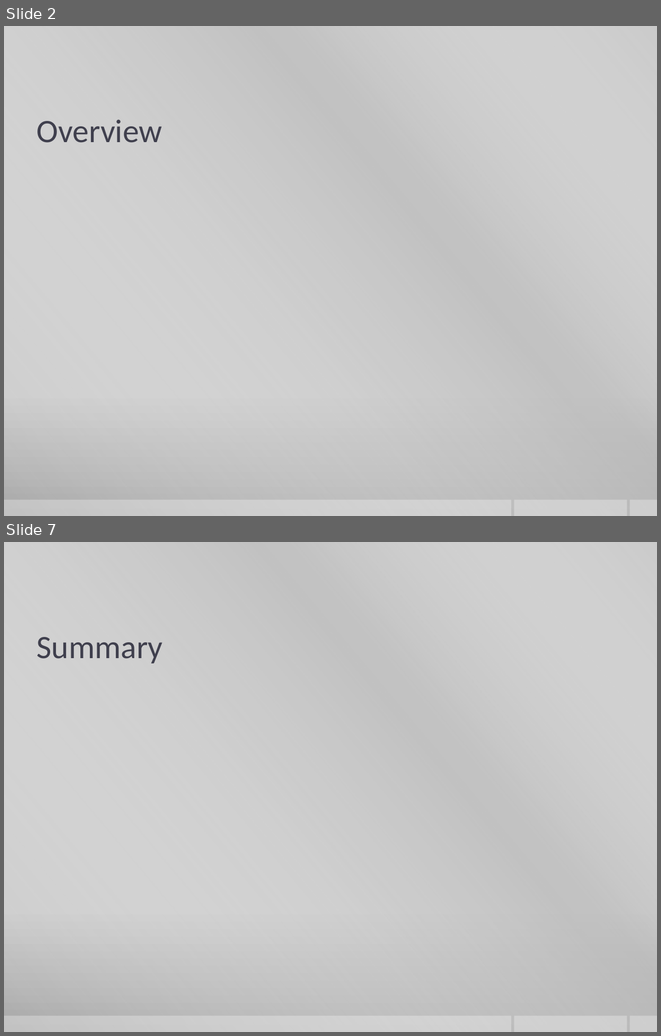
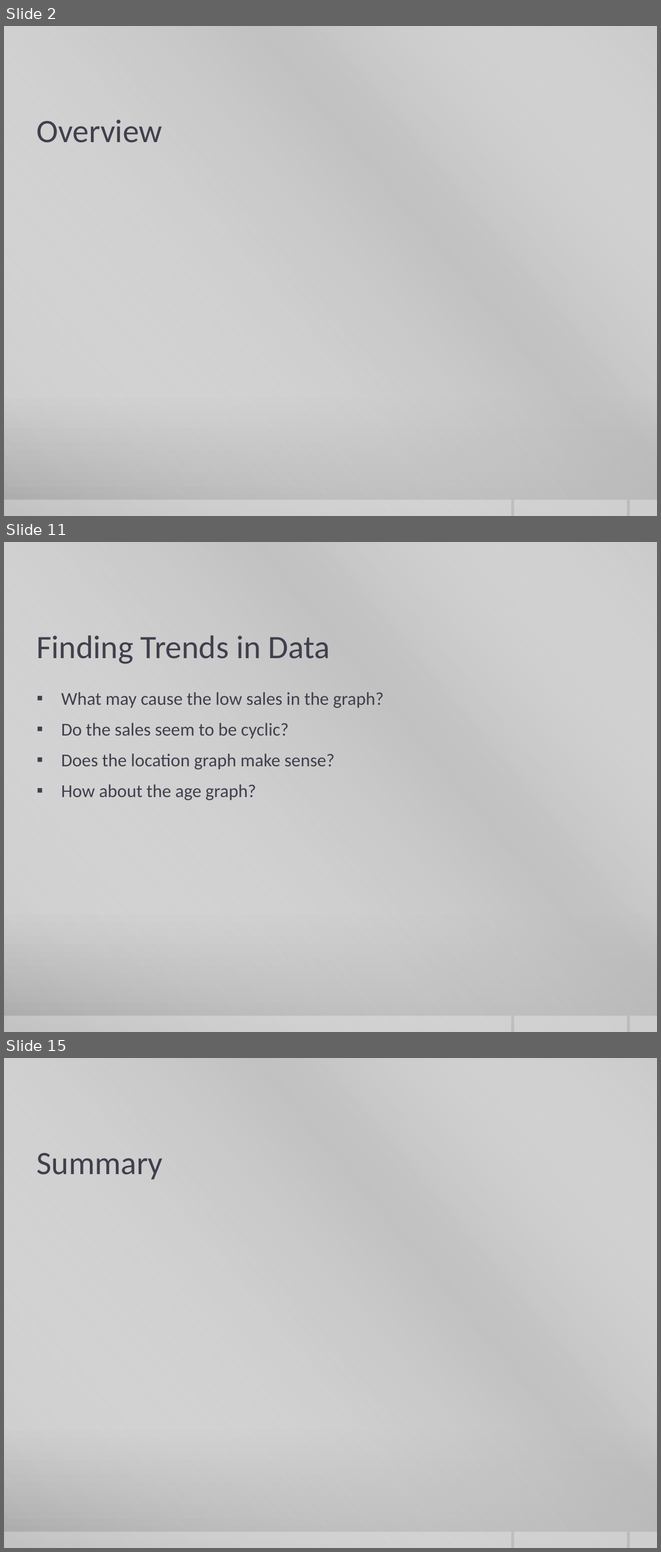
Before and after one commit to curtiskelsey/CS8370Group, a slide deck: Advertising Positioning.pptx. Shown one above the other, each under a label of ours: slides 2 and 7 before the commit, slides 2, 11 and 15 after it; the slides between them are not shown. The pictures are 661x1036 and 661x1552 pixels, drawn with LibreOffice and Linux fonts; fonts in the diff are those of the drawing; background and template pictures are left out. Boxes give left, top, right and bottom in pixels: in the first picture for what was removed or moved away, otherwise in the second. Text is boxed around its words. In the diff, an @@ line names an element or a change of style, - is before the commit and + after.

```diff
--- a/Advertising Positioning.pptx
+++ b/Advertising Positioning.pptx
@@ slide 11 added at (4, 542, 657, 1032), background gradient #CBCBCB to #C8C8C8 to #A7A7A7; not listed: 4 template elements that a slide beside it also shows @@
@@ title added at (37, 635, 329, 664), 36 pt, text #3F3F4D @@
+Finding Trends in Data
@@ text added at (61, 692, 384, 800), 20 pt, text #3F3F4D @@
+▪ What may cause the low sales in the graph?
+▪ Do the sales seem to be cyclic?
+▪ Does the location graph make sense?
+▪ How about the age graph?
@@ what was slide 7 is now slide 15 @@
```
Also in this commit, not shown: 4 slides changed, 7 other slides added, 16 other files.
